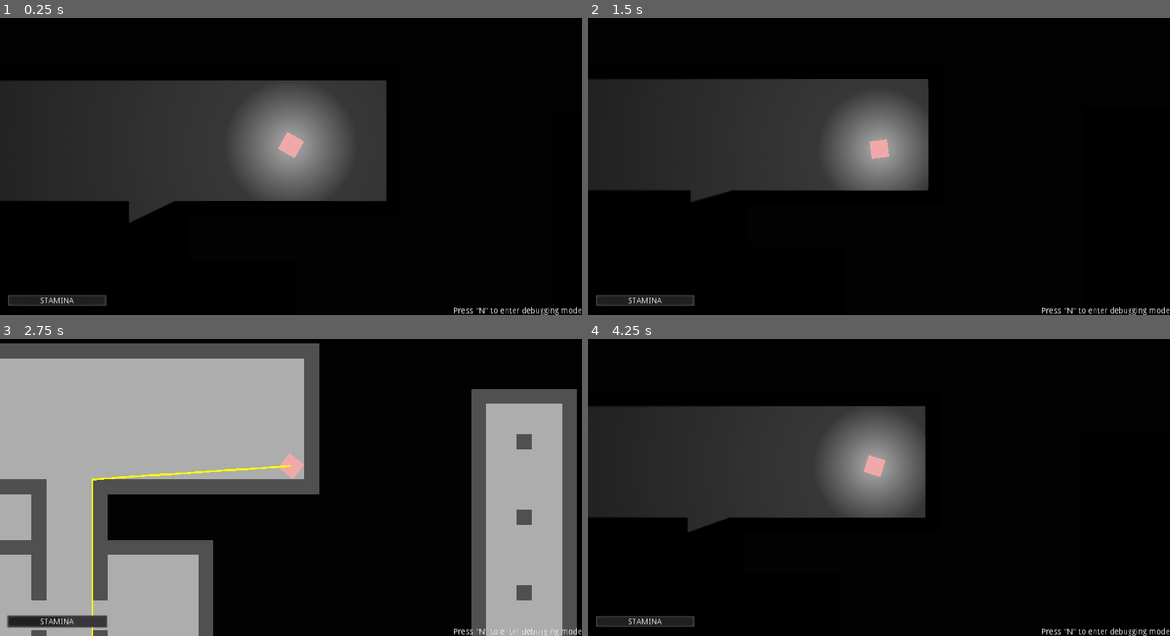
Above: before the commit, frames 1-4 (two rows, left to right).
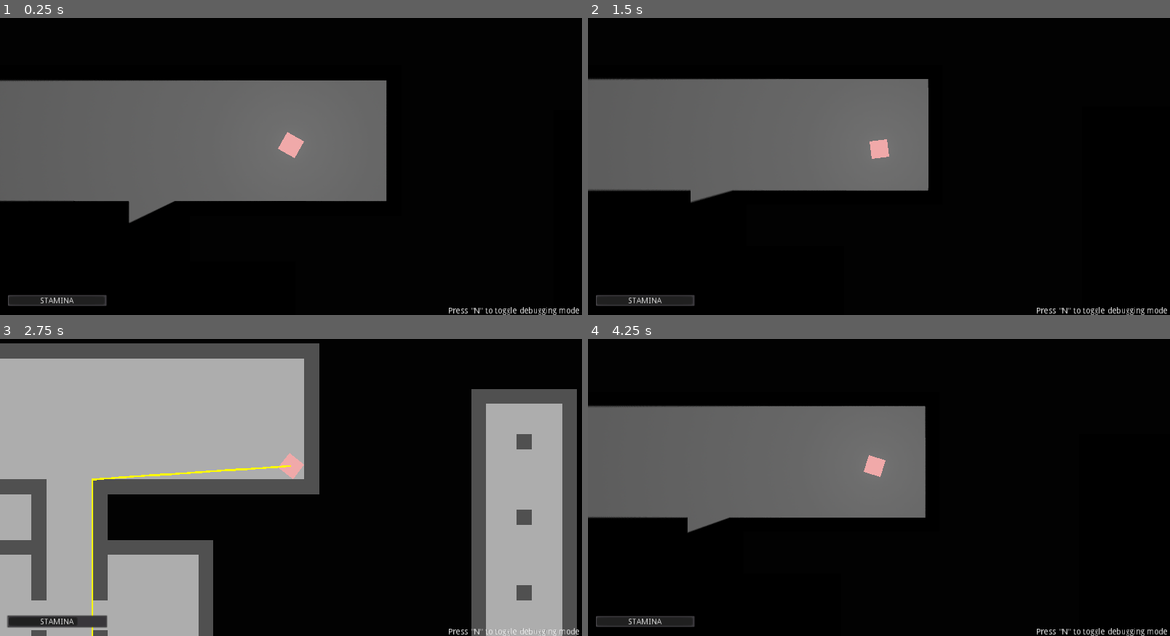
Above: after the commit, the same moments.

Repository: NuclearPhoenixx/SCP-Perception
Game: Godot game, scene res://maps/map_test_1.tscn
Same seed, same stepped clock (60 frames per second), same inputs: the game is played once before the commit and once after it.
Inputs (mouse positions are in pixels of both pictures, inside the frame that each line leads up to):
- Up to frame 1 (0.25 s): no input
- Up to frame 2 (1.5 s): tap N (debug) at 0.5, 1.25 s; move the mouse to (1007, 127) at 0.52 s; hold D (game_right) 0.53-1.28 s; hold Mouse wheel up (camera_zin) 0.53-1.28 s; tap Mouse wheel down (camera_zout) at 0.8, 1.35 s; move the mouse to (762, 163) at 1.27 s; hold S (game_down) from 1.28 s (still down)
- Up to frame 3 (2.75 s): tap Shift (sprint) at 1.55 s; tap N (debug) at 2 s; move the mouse to (349, 392) at 2.02 s; release S (game_down) at 2.03 s; hold D (game_right) from 2.03 s (still down); hold Shift (sprint) from 2.03 s (still down); tap Mouse wheel up (camera_zin) at 2.3 s
- Up to frame 4 (4.25 s): tap N (debug) at 2.75, 3.5, 4.15 s; move the mouse to (849, 535) at 2.77 s; release D (game_right) at 2.78 s; release Shift (sprint) at 2.78 s; hold W (game_up) 2.78-3.53 s; tap Mouse wheel up (camera_zin) at 2.85 s; tap Mouse wheel down (camera_zout) at 3.05 s; move the mouse to (1053, 517) at 3.52 s; hold A (game_left) from 3.53 s (still down); hold Mouse wheel down (camera_zout) from 3.53 s (still down); tap Shift (sprint) at 3.8 s

The runs differ from the first frame. In frame 1, 23% of the frame differs, in the area x 0-100%, y 21-100%; in frame 2, 19%; in frame 3, 0.2%; in frame 4, 19%.
Error in both runs: Invalid get index '1' (on base: 'PoolVector2Array'). (res://src/game/enemies/enemy_generic.gd:12)

Commit message:
add scp-017, file + code cleanup

Diff:
--- a/maps/map_test_1.tscn
+++ b/maps/map_test_1.tscn
@@ -1,9 +1,10 @@
-[gd_scene load_steps=5 format=2]
+[gd_scene load_steps=6 format=2]
 
 [ext_resource path="res://textures/tilemap/tilemap.tres" type="TileSet" id=1]
 [ext_resource path="res://scenes/hud.tscn" type="PackedScene" id=2]
 [ext_resource path="res://scenes/player.tscn" type="PackedScene" id=3]
-[ext_resource path="res://scenes/enemy_generic.tscn" type="PackedScene" id=4]
+[ext_resource path="res://scenes/enemies/scp-017.tscn" type="PackedScene" id=4]
+[ext_resource path="res://scenes/enemies/enemy_generic.tscn" type="PackedScene" id=5]
 
 [node name="World" type="Node2D"]
 
@@ -20,8 +21,8 @@
 [node name="Player" parent="." instance=ExtResource( 3 )]
 position = Vector2( 411.079, 36.5649 )
 
-[node name="GenericEnemy" parent="." instance=ExtResource( 4 )]
-position = Vector2( 535.178, 373.406 )
+[node name="Enemy_SCP-017" parent="." instance=ExtResource( 4 )]
+position = Vector2( 613.487, 379.85 )
 
-[node name="GenericEnemy2" parent="." instance=ExtResource( 4 )]
-position = Vector2( 1094.77, 653.845 )
+[node name="GenericEnemy" parent="." instance=ExtResource( 5 )]
+position = Vector2( 1002.11, 659.722 )
--- a/project.godot
+++ b/project.godot
@@ -22,6 +22,8 @@
 [autoload]
 
 game="*res://src/game/game.gd"
+spawn="*res://src/game/spawn.gd"
+settings="*res://src/settings.gd"
 
 [debug]
 
@@ -88,14 +90,9 @@
  ]
 }
 
-[physics]
-
-2d/thread_model=2
-
 [rendering]
 
 quality/intended_usage/framebuffer_allocation=0
 quality/intended_usage/framebuffer_allocation.mobile=1
 quality/2d/use_pixel_snap=true
-threads/thread_model=2
 environment/default_clear_color=Color( 0.00784314, 0.00784314, 0.00784314, 1 )
--- a/scenes/enemy_generic.tscn
+++ b/scenes/enemies/enemy_generic.tscn
@@ -6,7 +6,9 @@
 
 [sub_resource type="RectangleShape2D" id=1]
 
-[node name="GenericEnemy" type="KinematicBody2D"]
+[node name="GenericEnemy" type="KinematicBody2D" groups=[
+"lethal",
+]]
 script = ExtResource( 1 )
 
 [node name="EnemyModel" type="Sprite" parent="."]
@@ -20,5 +22,4 @@
 [node name="DebugPathfinding" type="Line2D" parent="."]
 width = 2.0
 default_color = Color( 1, 0.984314, 0, 1 )
-texture_mode = -1082211219
 script = ExtResource( 3 )
--- /dev/null
+++ b/scenes/enemies/scp-017.tscn
@@ -0,0 +1,41 @@
+[gd_scene load_steps=6 format=2]
+
+[ext_resource path="res://src/game/enemies/enemy_generic.gd" type="Script" id=1]
+[ext_resource path="res://textures/scp-017.png" type="Texture" id=2]
+[ext_resource path="res://src/game/hud/debug_showhide.gd" type="Script" id=3]
+
+[sub_resource type="ParticlesMaterial" id=2]
+emission_shape = 1
+emission_sphere_radius = 6.0
+flag_disable_z = true
+gravity = Vector3( 0, 0, 0 )
+initial_velocity = 1.0
+initial_velocity_random = 1.0
+angular_velocity = 100.0
+angular_velocity_random = 1.0
+orbit_velocity = 0.0
+orbit_velocity_random = 0.0
+scale = 1.6
+color = Color( 0.0431373, 0.0431373, 0.0431373, 0.470588 )
+
+[sub_resource type="CircleShape2D" id=1]
+radius = 1.0
+
+[node name="SCP-017" type="KinematicBody2D" groups=[
+"lethal",
+]]
+script = ExtResource( 1 )
+
+[node name="Particles2D" type="Particles2D" parent="."]
+amount = 32
+lifetime = 2.0
+process_material = SubResource( 2 )
+texture = ExtResource( 2 )
+
+[node name="CollisionShape2D" type="CollisionShape2D" parent="."]
+shape = SubResource( 1 )
+
+[node name="DebugPathfinding" type="Line2D" parent="."]
+width = 2.0
+default_color = Color( 1, 0.984314, 0, 1 )
+script = ExtResource( 3 )
--- a/scenes/hud.tscn
+++ b/scenes/hud.tscn
@@ -9,8 +9,9 @@
 margin_top = 563.493
 margin_right = 188.663
 margin_bottom = 586.493
+max_value = 150.0
 step = 1.0
-value = 100.0
+value = 150.0
 rounded = true
 percent_visible = false
 script = ExtResource( 1 )
@@ -31,6 +32,6 @@
 anchor_top = 1.0
 anchor_right = 1.0
 anchor_bottom = 1.0
-margin_left = -226.0
+margin_left = -235.0
 margin_top = -14.0
-text = "Press \"N\" to enter debugging mode"
+text = "Press \"N\" to toggle debugging mode."
--- a/scenes/player.tscn
+++ b/scenes/player.tscn
@@ -2,7 +2,7 @@
 
 [ext_resource path="res://src/game/player/player.gd" type="Script" id=1]
 [ext_resource path="res://textures/player_placeholder.png" type="Texture" id=2]
-[ext_resource path="res://textures/light.png" type="Texture" id=3]
+[ext_resource path="res://textures/light2.png" type="Texture" id=3]
 [ext_resource path="res://src/game/hud/debug_showhide.gd" type="Script" id=4]
 [ext_resource path="res://src/game/player/camera.gd" type="Script" id=5]
 [ext_resource path="res://src/game/player/death.gd" type="Script" id=6]
@@ -27,6 +27,7 @@
 [node name="FOV" type="Light2D" parent="."]
 texture = ExtResource( 3 )
 texture_scale = 1.5
+color = Color( 1, 1, 1, 0.588235 )
 mode = 2
 shadow_enabled = true
 shadow_color = Color( 0, 0, 0, 1 )
--- a/src/game/enemies/enemy_generic.gd
+++ b/src/game/enemies/enemy_generic.gd
@@ -1,7 +1,7 @@
 extends KinematicBody2D
 
-onready var nav = get_node("../Navigation")
-onready var player = get_node("../Player")
+onready var nav = get_tree().get_root().find_node("Navigation", true, false)#get_node("../Navigation")
+onready var player = get_tree().get_root().find_node("Player", true, false)#get_node("../Player")
 onready var pathfinding = get_node("DebugPathfinding")
 
 var SPEED = 80
@@ -19,7 +19,7 @@
 	move_and_slide(direction * SPEED)
 
 	# DEBUG STUFF
-	if game.debug_mode: #if in debug mode then show the pathfinding vectors
+	if settings.debug_mode: #if in debug mode then show the pathfinding vectors
 		var debug_path = PoolVector2Array()
 		for i in path:
 			debug_path.append(to_local(i))
--- a/src/game/game.gd
+++ b/src/game/game.gd
@@ -1,6 +1,11 @@
 extends Node
 
-var debug_mode = false
+#PLAYER VARIABLES
+var stamina = -1 #tracks current stamina, -1 for full stamina on spawn
+var stamina_regen = .5 #stamina regeneration rate
+var exh_rate = 1 #stamina exhaustion rate
+var walk_speed = 60 #normal walking speed
+var sprint_speed = 100 #speed for sprinting
 
 func _init():
 	pause_mode = Node.PAUSE_MODE_PROCESS
@@ -13,7 +18,7 @@
 		get_tree().reload_current_scene()
 
 	if event.is_action_pressed("debug"): #enable debugging mode
-		if debug_mode:
-			debug_mode = false
+		if settings.debug_mode:
+			settings.debug_mode = false
 		else:
-			debug_mode = true
+			settings.debug_mode = true
--- a/src/game/hud/debug_showhide.gd
+++ b/src/game/hud/debug_showhide.gd
@@ -1,7 +1,7 @@
 extends Node2D
 
 func _process(delta):
-	if game.debug_mode: #please dont judge me. i dont want to create a script only to show/hide a single node
+	if settings.debug_mode: #please dont judge me. i dont want to create a script only to show/hide a single node
 		if self.name == "FOV":
 			hide()
 		else:
--- a/src/game/hud/stamina.gd
+++ b/src/game/hud/stamina.gd
@@ -1,10 +1,14 @@
 extends ProgressBar
 
-onready var player = get_node("../../Player")
+onready var player = get_tree().get_root().find_node("Player", true, false)#get_node("../../Player")
 var exhausted = false #flag to check player exhaustion
 
-var STAMINA_REGEN = .5 #stamina regeneration rate
-var EXH_RATE = 1 #stamina exhaustion rate
+func _ready():
+	if game.stamina == -1:
+		game.stamina = max_value
+		value = max_value
+	else:
+		value = game.stamina
 
 func _process(delta):
 	if value == min_value: #if stamina is min player is exhausted
@@ -13,9 +17,9 @@
 	if exhausted: #if player is exhausted then he cannot run until stamina has fully recovered
 		if value == max_value:
 			exhausted = false
-			player.sprints = player.SPRINT_SPEED
+			player.current_sprint_speed = game.sprint_speed
 		else:
-			player.sprints = player.WALK_SPEED
+			player.current_sprint_speed = game.walk_speed
 
 	if Input.is_action_pressed("sprint") and !exhausted:
 		value -= 1
--- a/src/game/player/camera.gd
+++ b/src/game/player/camera.gd
@@ -2,15 +2,14 @@
 
 var MAX_ZIN = Vector2(0.3, 0.3)
 var MAX_ZOUT = Vector2(1.2, 1.2)
-var ZOOM_RES = .05
 
 func _unhandled_input(event):
 	if event.is_action_pressed("camera_zin"): # check scroll wheel, camera zoom in and out
 		get_tree().set_input_as_handled()
 		if zoom > MAX_ZIN:
-			zoom += Vector2(-1,-1) * ZOOM_RES
+			zoom += Vector2(-1,-1) * settings.zoom_res
 
 	if event.is_action_pressed("camera_zout"):
 		get_tree().set_input_as_handled()
 		if zoom < MAX_ZOUT:
-			zoom += Vector2(1,1) * ZOOM_RES
+			zoom += Vector2(1,1) * settings.zoom_res
--- a/src/game/player/death.gd
+++ b/src/game/player/death.gd
@@ -1,6 +1,6 @@
 extends Area2D
 
 func _on_DeathZone_body_entered(body): #collision with any enemy will kill you
-	if "enemy" in body.name.to_lower():
+	if body.is_in_group("lethal"):
 		print("You died!")
 		get_tree().reload_current_scene()
--- a/src/game/player/player.gd
+++ b/src/game/player/player.gd
@@ -1,19 +1,14 @@
 extends KinematicBody2D
 
-var WALK_SPEED = 60
-var SPRINT_SPEED = 100
-
-var follow_mode = false # If pressed up/forward follow the mouse instead of just going up
-
-var sprints = SPRINT_SPEED
+var current_sprint_speed = game.sprint_speed #on spawn use normal sprint speed
 
 func move():
-	var speed = WALK_SPEED
+	var speed = game.walk_speed
 	if Input.is_action_pressed("sprint"): # check if player is sprinting
-		speed = sprints
+		speed = current_sprint_speed
 
 	var move = Vector2(0,-1)
-	if follow_mode:
+	if settings.follow_mode:
 		move = (get_global_mouse_position() - position).normalized()
 
 	if Input.is_action_pressed("game_up"): # basic movement
--- /dev/null
+++ b/src/game/spawn.gd
@@ -0,0 +1,13 @@
+extends Node
+
+# Declare member variables here. Examples:
+# var a = 2
+# var b = "text"
+
+# Called when the node enters the scene tree for the first time.
+func _ready():
+	pass # Replace with function body.
+
+# Called every frame. 'delta' is the elapsed time since the previous frame.
+#func _process(delta):
+#	pass
--- /dev/null
+++ b/src/settings.gd
@@ -0,0 +1,6 @@
+extends Node
+
+#SETTINGS
+var follow_mode = false # If pressed up/forward follow the mouse instead of just going up
+var debug_mode = false
+var zoom_res = .05 #resolution of a single camera zoom. makes it faster or slower
Binary file removed: textures/flashlight.png
Binary file added: textures/light2.png
Binary file added: textures/scp-017.png
